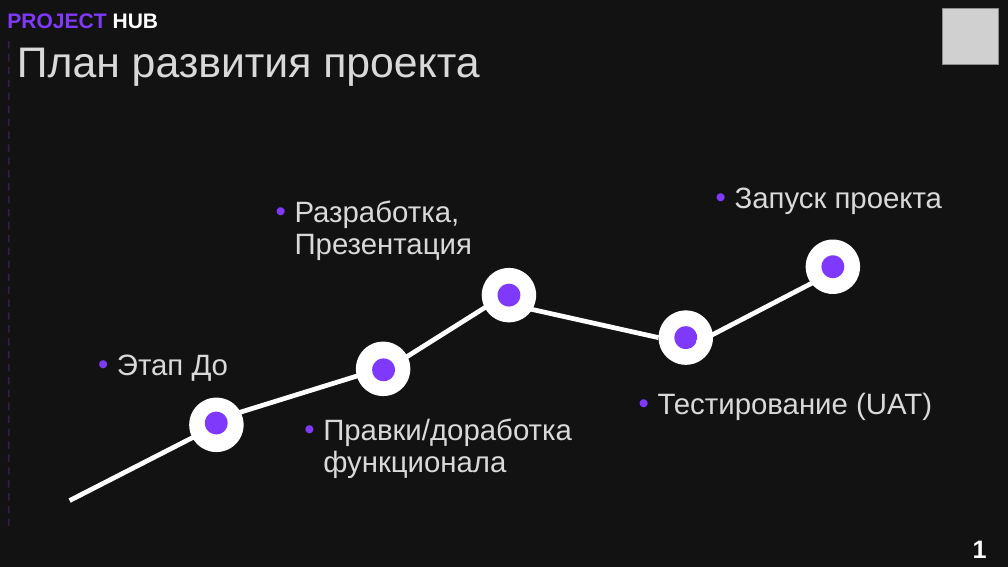
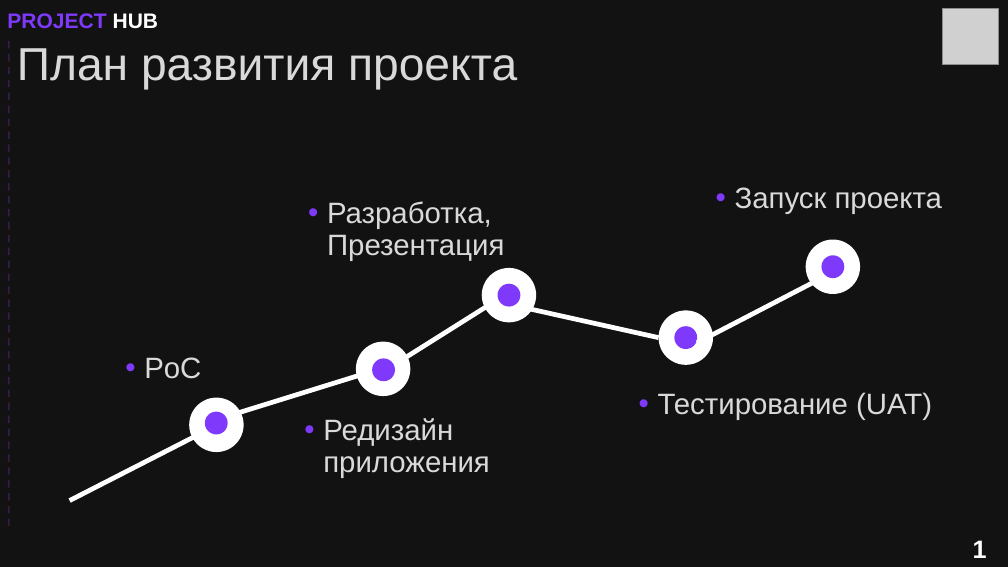
Before and after one commit to vshakitskiy/projecthub, a slide deck: slide 7 of download/projecthub.pptx (slide 8 before the commit). Drawn at 1008x567 pixels with LibreOffice and Linux fonts; fonts in the diff are those of the drawing; grey boxes stand for pictures. Boxes give left, top, right and bottom in pixels: in the first picture for what was removed or moved away, otherwise in the second. Text is boxed around its words. In the diff, an @@ line names an element or a change of style, - is before the commit and + after.

```diff
--- a/download/projecthub.pptx
+++ b/download/projecthub.pptx
@@ text "План развития проекта" at [17,48,517,90]: size 40.7 to 44 pt @@
@@ text "Разработка, Презентация": place and size @@
-text "Разработка, Презентация" at [295,200,472,260]
+text "Разработка, Презентация" at [327,201,504,261]
@@ text at [144,357,201,379]: text changed @@
-• Этап До
+• PoC
@@ text at [323,418,490,478]: text changed @@
-• Правки/доработка функционала
+• Редизайн приложения
```
Also in this commit, not shown: 3 other slides changed, 1 slide removed, 5 other files.
